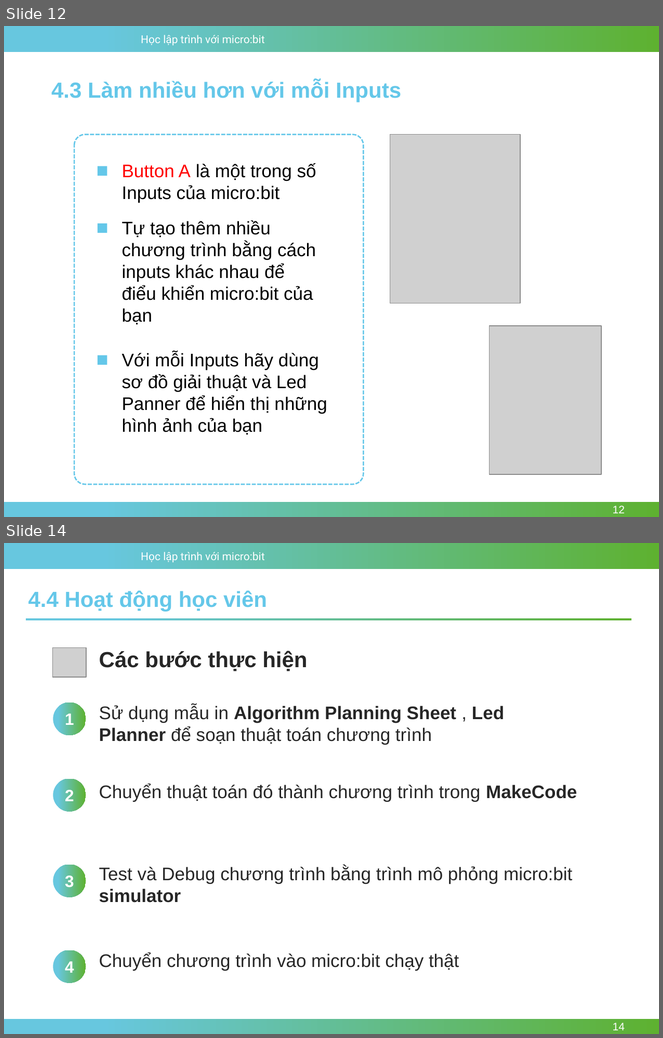
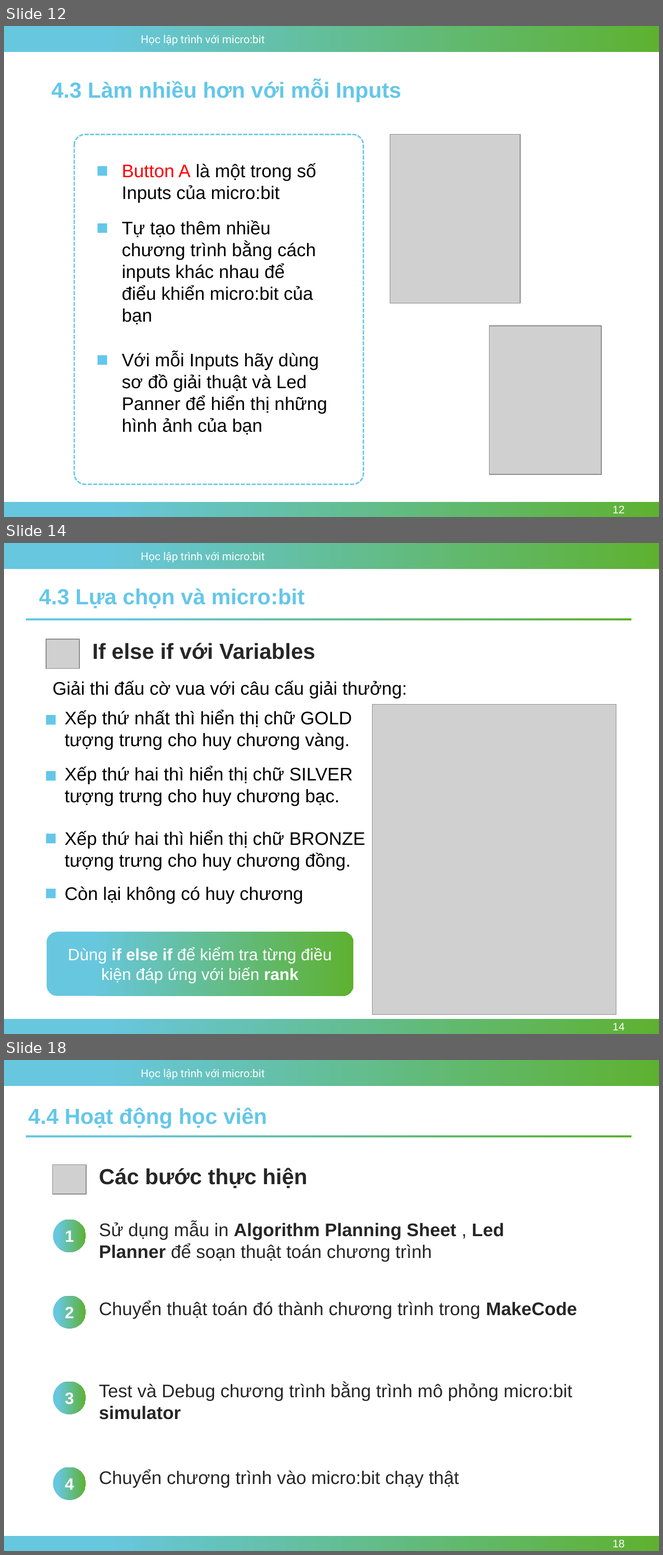
Before and after one commit to nhannn87dn/Learn-microbit, a slide deck: Lessions/Bai-04-Conditions-and-Logic/4.Conditional-and-Boolean.pptx. Shown one above the other, each under a label of ours: slides 12 and 14 before the commit, slides 12, 14 and 18 after it; the slides between them are not shown. The pictures are 663x1038 and 663x1555 pixels, drawn with LibreOffice and Linux fonts; fonts in the diff are those of the drawing; grey boxes stand for pictures; background and template pictures are left out. Boxes give left, top, right and bottom in pixels: in the first picture for what was removed or moved away, otherwise in the second. Text is boxed around its words. In the diff, an @@ line names an element or a change of style, - is before the commit and + after.

```diff
--- a/Lessions/Bai-04-Conditions-and-Logic/4.Conditional-and-Boolean.pptx
+++ b/Lessions/Bai-04-Conditions-and-Logic/4.Conditional-and-Boolean.pptx
@@ slide 14 added at [4,543,659,1034], background #FFFFFF; not listed: 3 template elements that a slide beside it also shows @@
@@ text added at [39,588,305,609], 24 pt, text #64C7E9, bold @@
+4.3 Lựa chọn và micro:bit
@@ rectangle added at [26,618,632,620], fill gradient #67C7DF to #5EB130 @@
@@ picture added at [46,639,79,669] @@
@@ text added at [92,643,315,659], 24 pt, text #262626, bold @@
+If else if với Variables
@@ text added at [52,681,407,698], 20 pt, text #000000 @@
+Giải thi đấu cờ vua với câu cấu giải thưởng:
@@ text added at [65,710,352,750], 20 pt, text #000000 @@
+Xếp thứ nhất thì hiển thị chữ GOLD tượng trưng cho huy chương vàng.
@@ picture added at [372,705,616,1015] @@
@@ rectangle added at [46,715,56,725], fill #64C7E9 @@
@@ rectangle added at [46,771,56,781], fill #64C7E9 @@
@@ text added at [65,766,353,806], 20 pt, text #000000 @@
+Xếp thứ hai thì hiển thị chữ SILVER tượng trưng cho huy chương bạc.
@@ rectangle added at [46,834,56,844], fill #64C7E9 @@
@@ text added at [65,831,365,871], 20 pt, text #000000 @@
+Xếp thứ hai thì hiển thị chữ BRONZE tượng trưng cho huy chương đồng.
@@ rectangle added at [46,889,56,899], fill #64C7E9 @@
@@ text added at [65,887,303,904], 20 pt, text #000000 @@
+Còn lại không có huy chương
@@ rounded rectangle added at [47,932,353,996], fill gradient #67C7DF to #5EB130, 18 pt, text #FFFFFF @@
+Dùng if else if để kiểm tra từng điều kiện đáp ứng với biến rank
@@ page number added at [613,1023,625,1031], 12 pt, text #FFFFFF @@
+14
@@ what was slide 14 is now slide 18 @@
@@ page number at [613,1540,625,1548]: text changed @@
-14
+18
```
Also in this commit, not shown: 2 slides changed, 3 other slides added, 2 other files.
